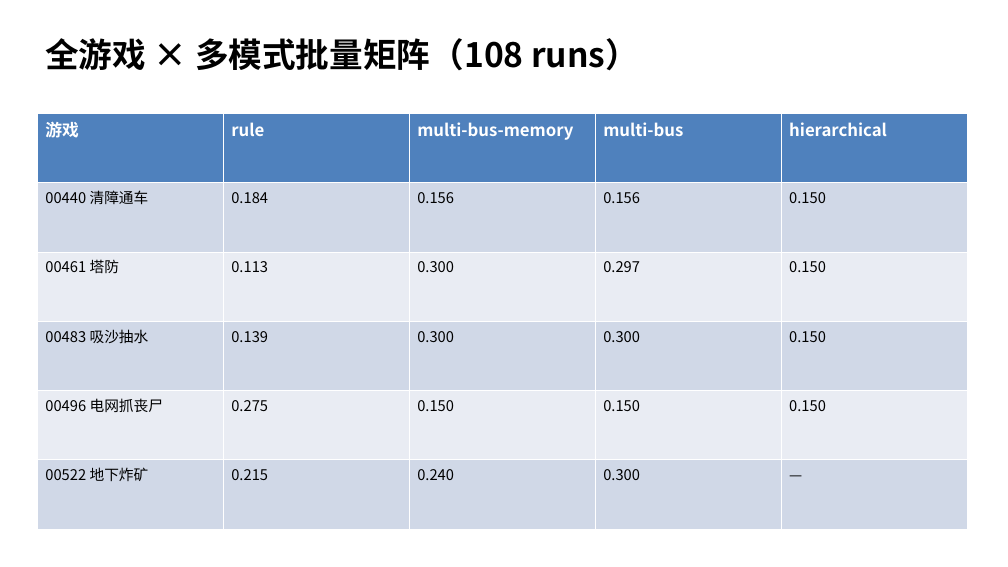
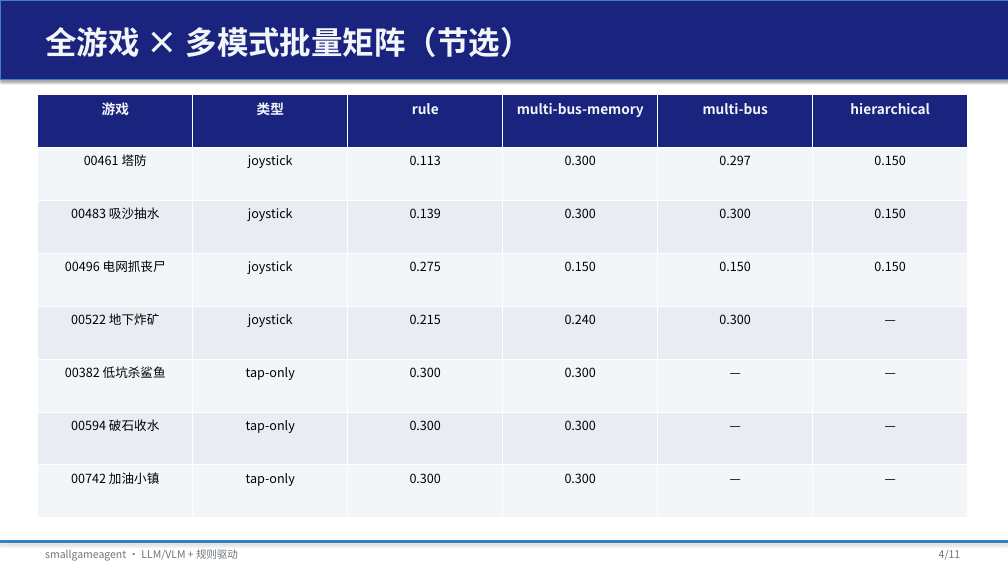
Before and after one commit to tzhazuma/smallgameagent, a slide deck: slide 4 of reports/smallgameagent_report.pptx (slide 5 before the commit). Drawn at 1008x567 pixels with LibreOffice and Linux fonts; fonts in the diff are those of the drawing. Boxes give left, top, right and bottom in pixels: in the first picture for what was removed or moved away, otherwise in the second. Text is boxed around its words. In the diff, an @@ line names an element or a change of style, - is before the commit and + after.

Commit message:
P9: multi-provider API, online rule update, report/PPT visual fix, training data 34k\n\n- Add .env with OpenCodeGo/Kimi/DeepSeek/MiMo/Qwen providers (gitignored).\n- Implement MultiProviderClient in src/agent/api_client.py with tests.\n- Add RuleUpdateTrigger/Planner/apply_rule_patch + RULE_UPDATE bus message.\n- Integrate rule update into HierarchicalPlanner + HierarchicalMaker.\n- Run rule update A/B: rule=0.112, multi-bus-memory=0.038, hierarchical=0.150.\n- Regenerate training data: total_samples 34,150 across 22 games.\n- Fix PPT color rendering in LibreOffice (remove line.fill.background, use line.width=0).\n- Update REPORT.md ch.12-17 and EXPERIMENT_RESULTS.md.\n- pytest 697 passed, 58 skipped; ruff clean.

```diff
--- a/reports/smallgameagent_report.pptx
+++ b/reports/smallgameagent_report.pptx
@@ rectangle added at box(0, 0, 1008, 79), fill #1A237E, outline #4B7EBC 0.75 pt @@
@@ text at box(45, 27, 532, 57): text changed; size 32 to 30 pt; text colour #000000 to #F3F6F9 @@
-全游戏 × 多模式批量矩阵（108 runs）
+全游戏 × 多模式批量矩阵（节选）
@@ table at box(38, 95, 968, 518) @@
-游戏 | rule | multi-bus-memory | multi-bus | hierarchical
-00440 清障通车 | 0.184 | 0.156 | 0.156 | 0.150
-00461 塔防 | 0.113 | 0.300 | 0.297 | 0.150
-00483 吸沙抽水 | 0.139 | 0.300 | 0.300 | 0.150
-00496 电网抓丧尸 | 0.275 | 0.150 | 0.150 | 0.150
-00522 地下炸矿 | 0.215 | 0.240 | 0.300 | —
+游戏 | 类型 | rule | multi-bus-memory | multi-bus | hierarchical
+00461 塔防 | joystick | 0.113 | 0.300 | 0.297 | 0.150
+00483 吸沙抽水 | joystick | 0.139 | 0.300 | 0.300 | 0.150
+00496 电网抓丧尸 | joystick | 0.275 | 0.150 | 0.150 | 0.150
+00522 地下炸矿 | joystick | 0.215 | 0.240 | 0.300 | —
+00382 低坑杀鲨鱼 | tap-only | 0.300 | 0.300 | — | —
+00594 破石收水 | tap-only | 0.300 | 0.300 | — | —
+00742 加油小镇 | tap-only | 0.300 | 0.300 | — | —
@@ table: place and size @@
-table at box(38, 113, 968, 529)
+table at box(38, 95, 968, 518)
@@ rectangle added at box(0, 541, 1008, 542), fill #0096C7, outline #4B7EBC 0.75 pt @@
@@ text added at box(45, 549, 238, 561), 10 pt, text #6C757D @@
+smallgameagent · LLM/VLM + 规则驱动
@@ text added at box(939, 550, 961, 560), 10 pt, text #6C757D @@
+4/11
```
Also in this commit, not shown: 5 other slides changed, 5 slides added, 5 slides removed, 34 other files.
